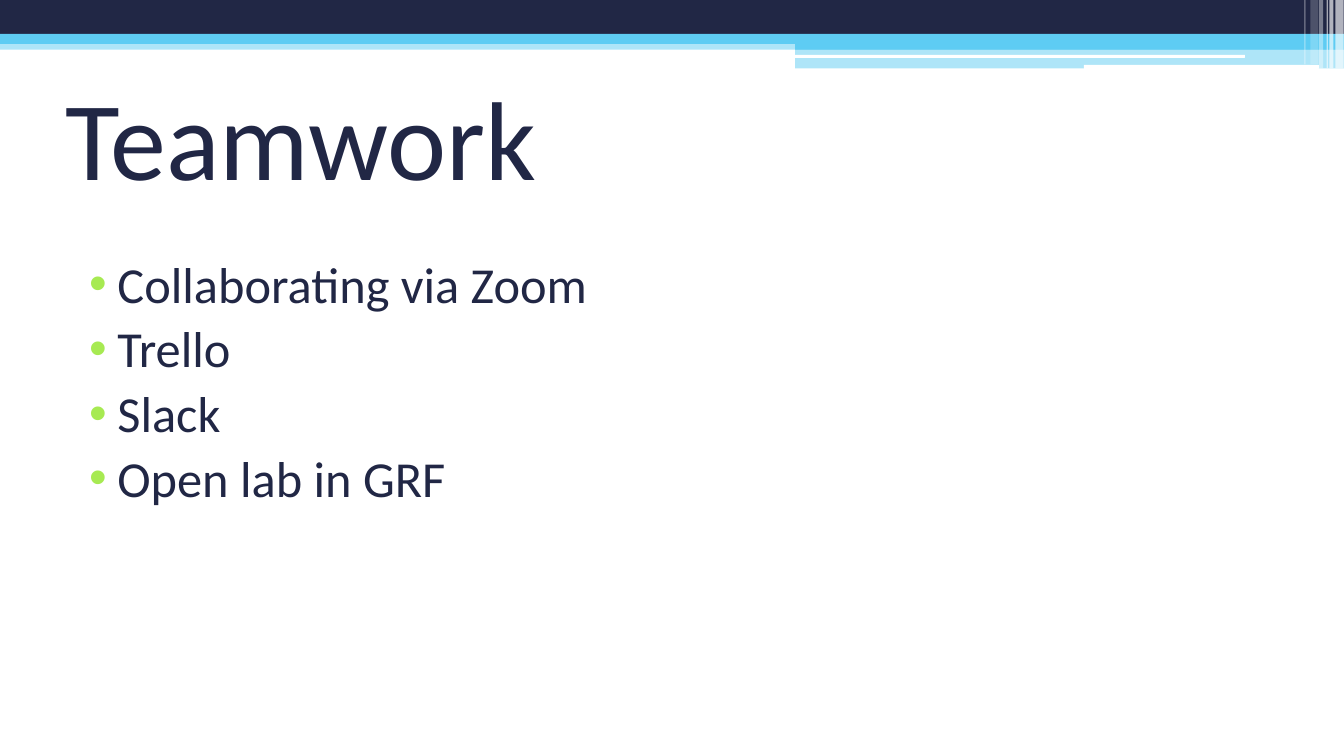
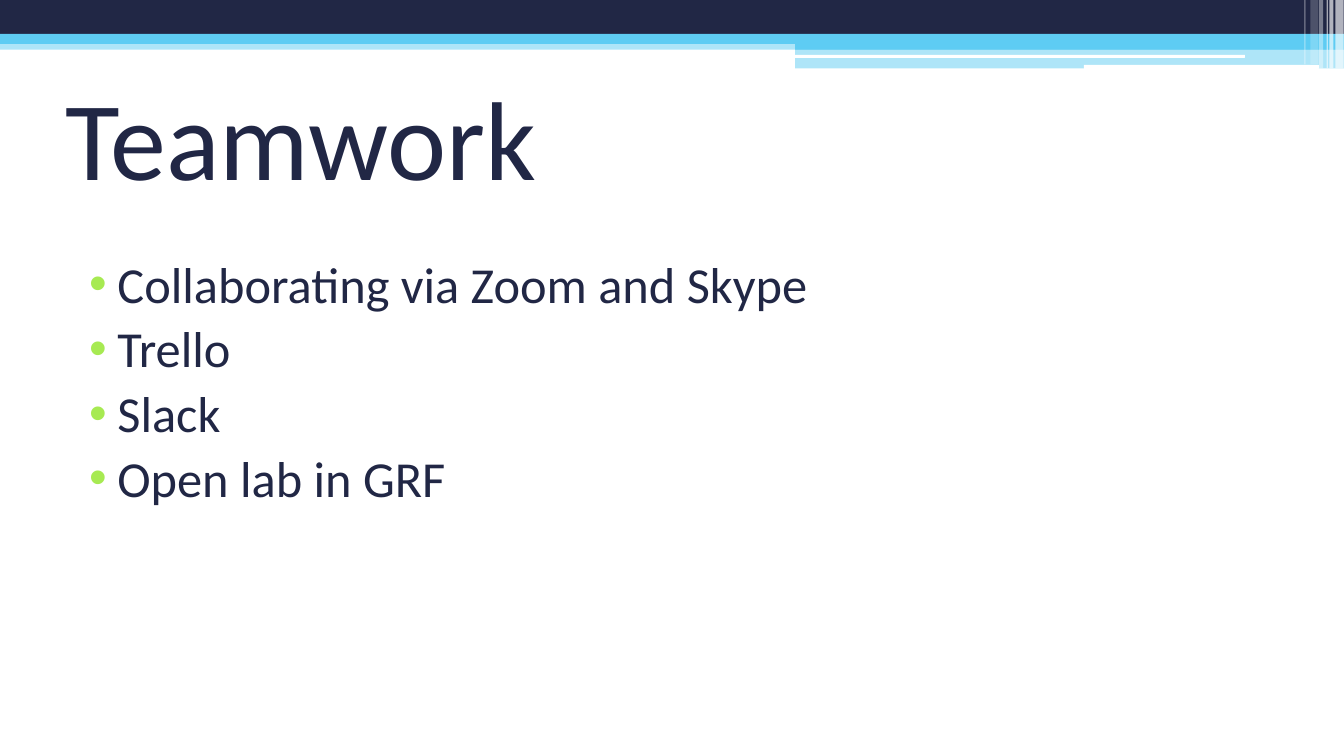
Before and after one commit to sylve0n/CIS260-PowerPoint, a slide deck: slide 8 of PC Repair Clinic Inventory System.pptx. Drawn at 1344x756 pixels with LibreOffice and Linux fonts; fonts in the diff are those of the drawing. Boxes give left, top, right and bottom in pixels: in the first picture for what was removed or moved away, otherwise in the second. Text is boxed around its words. In the diff, an @@ line names an element or a change of style, - is before the commit and + after.

```diff
--- a/PC Repair Clinic Inventory System.pptx
+++ b/PC Repair Clinic Inventory System.pptx
@@ text at [117, 268, 807, 312]: text changed @@
-• Collaborating via Zoom
+• Collaborating via Zoom and Skype
```
Also in this commit, not shown: 6 other slides changed.
